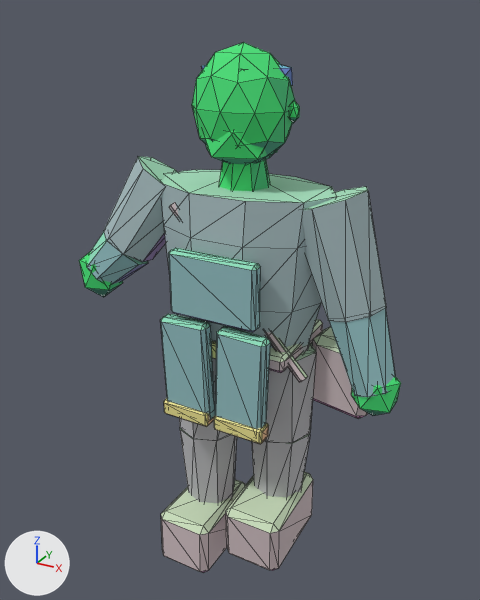
A saved change to the glTF model assets/exports/npc/npc_merchant_passing_l_v01.glb.
Both versions are drawn from a 50 mm camera at (1.07, -1.98, 2.13) aimed at (-0.02, 0.01, 1.14). The lights are fixed; the arrows at lower left show +X, +Y and +Z. The first picture is the older version. Mesh edges are drawn as thin lines. Vertices at exactly the same position are counted once.

In view in the first picture: 'GEO_npc_merchant_passing_l_v01'.
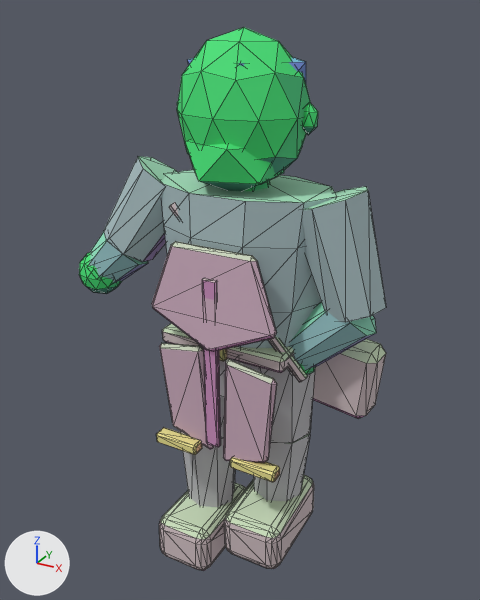
Where the change shows, as pixel boxes [x1, y1, x2, y2] in the pictures (480 x 600 px; the box of a moved part takes in the faces that stretch with it):
'GEO_npc_merchant_passing_l_v01', reshaped: before [79, 42, 401, 572]; after [79, 27, 386, 571]
part 1 of me_geo_npc_merchant_passing_l_v01, added (green): after [79, 252, 122, 294]
part 2 of me_geo_npc_merchant_passing_l_v01, moved or reshaped: before [329, 308, 395, 397]; after [289, 302, 376, 371]
part 3 of me_geo_npc_merchant_passing_l_v01, added (mostly hidden): after [299, 364, 315, 375]
part 4 of me_geo_npc_merchant_passing_l_v01, moved or reshaped: before [164, 399, 215, 427]; after [156, 428, 202, 455]
part 5 of me_geo_npc_merchant_passing_l_v01, moved or reshaped: before [214, 416, 269, 444]; after [230, 457, 280, 482]
part 6 of me_geo_npc_merchant_passing_l_v01, added (green): after [177, 27, 311, 185]
part 7 of me_geo_npc_merchant_passing_l_v01, added (green): after [186, 140, 284, 191]
part 8 of me_geo_npc_merchant_passing_l_v01, added: after [302, 102, 318, 135]
part 9 of me_geo_npc_merchant_passing_l_v01, added: after [187, 57, 306, 82]
part 10 of me_geo_npc_merchant_passing_l_v01, rebuilt: before [161, 480, 245, 572]; after [159, 482, 246, 571]
part 11 of me_geo_npc_merchant_passing_l_v01, rebuilt (34% wider, 31% taller): before [169, 248, 261, 332]; after [152, 242, 276, 352]
part 12 of me_geo_npc_merchant_passing_l_v01, rebuilt: before [215, 326, 271, 429]; after [223, 359, 277, 463]
part 13 of me_geo_npc_merchant_passing_l_v01, rebuilt: before [226, 472, 313, 570]; after [224, 475, 314, 569]
part 14 of me_geo_npc_merchant_passing_l_v01, added: after [159, 343, 213, 449]
part 15 of me_geo_npc_merchant_passing_l_v01, added (pink): after [202, 278, 221, 447]
part 16 of me_geo_npc_merchant_passing_l_v01, deleted: before [79, 42, 401, 416]
part 17 of me_geo_npc_merchant_passing_l_v01, deleted (cyan): before [161, 314, 215, 420]
part 18 of me_geo_npc_merchant_passing_l_v01, moved or reshaped (mostly hidden afterwards): before [219, 159, 270, 191]; after [244, 180, 270, 191]
part 19 of me_geo_npc_merchant_passing_l_v01, recoloured: after [367, 353, 377, 363]

The change, as a list of edits to the scene's bpy script:
```text
Change me_geo_npc_merchant_passing_l_v01:
    remove me_geo_npc_merchant_passing_l_v01.from_pydata(...)  # 594 vertices, 1068 faces; spans x -0.64..0.61, y -0.27..0.2, z -0.01..2.04
    add me_geo_npc_merchant_passing_l_v01.from_pydata(...)  # 828 vertices, 1532 faces; spans x -0.65..0.53, y -0.27..0.2, z 0.0..2.08
    me_geo_npc_merchant_passing_l_v01 part 1: a new loose piece, an icosphere of 80 faces spanning x -0.65..-0.47, y -0.21..-0.05, z 1.11..1.29, in mat_mat_npc_indexed
    me_geo_npc_merchant_passing_l_v01 part 2: the loose piece of 16 vertices spanning x 0.33..0.6, y -0.11..0.1, z 0.91..1.24 is multiplied about its middle by the matrix ((-0.429, -0.63, 0.708), (0.92, -0.091, 0.476), (-0.227, 0.823, 0.595)), then moved by (-0.14, -0.02, 0.04)
    me_geo_npc_merchant_passing_l_v01 part 3: a new loose piece, an icosphere of 80 faces spanning x 0.13..0.31, y -0.11..0.05, z 0.9..1.08, in mat_mat_npc_indexed
    me_geo_npc_merchant_passing_l_v01 part 4: the loose piece of 24 vertices spanning x -0.21..-0.01, y -0.26..-0.19, z 0.74..0.79 is moved by (-0.05, 0.0, -0.16)
    me_geo_npc_merchant_passing_l_v01 part 5: the loose piece of 24 vertices spanning x 0.01..0.21, y -0.26..-0.19, z 0.74..0.79 is moved by (0.05, 0.0, -0.16)
    me_geo_npc_merchant_passing_l_v01 part 6: a new loose piece, an icosphere of 80 faces spanning x -0.22..0.22, y -0.2..0.18, z 1.57..2.08, in mat_mat_npc_indexed
    me_geo_npc_merchant_passing_l_v01 part 7: a new loose piece, an icosphere of 20 faces spanning x -0.17..0.17, y -0.21..0.09, z 1.56..1.81, in mat_mat_npc_indexed
    me_geo_npc_merchant_passing_l_v01 part 8: a new loose piece, an icosphere of 20 faces spanning x 0.201..0.26, y -0.027..0.019, z 1.767..1.868, in mat_mat_npc_indexed
    me_geo_npc_merchant_passing_l_v01 part 9: a new loose piece, an icosphere of 20 faces spanning x -0.2..0.2, y -0.15..0.18, z 1.85..2.03, in mat_mat_npc_indexed
    me_geo_npc_merchant_passing_l_v01 part 10: the loose piece of 24 vertices spanning x -0.26..-0.03, y -0.27..0.12, z -0.01..0.24 is rebuilt with 96 vertices and now spans x -0.27..-0.03, y -0.27..0.12, z 0.0..0.22
    me_geo_npc_merchant_passing_l_v01 part 11: the loose piece of 24 vertices spanning x -0.17..0.17, y -0.24..-0.19, z 1.15..1.39 is rebuilt with 30 vertices and now spans x -0.25..0.25, y -0.26..-0.2, z 1.05..1.42
    me_geo_npc_merchant_passing_l_v01 part 12: the loose piece of 24 vertices spanning x 0.01..0.21, y -0.25..-0.19, z 0.74..1.14 is rebuilt with 24 vertices and now spans x 0.03..0.25, y -0.25..-0.2, z 0.59..1.03
    me_geo_npc_merchant_passing_l_v01 part 13: the loose piece of 24 vertices spanning x 0.03..0.26, y -0.24..0.15, z 0.12..0.38 is rebuilt with 96 vertices and now spans x 0.03..0.27, y -0.24..0.15, z 0.14..0.35
    me_geo_npc_merchant_passing_l_v01 part 14: a new loose piece of 24 vertices spanning x -0.25..-0.03, y -0.22..-0.17, z 0.59..1.03, in mat_mat_npc_indexed
    me_geo_npc_merchant_passing_l_v01 part 15: a new loose piece of 24 vertices spanning x -0.03..0.03, y -0.25..-0.23, z 0.65..1.32, in mat_mat_npc_indexed
    me_geo_npc_merchant_passing_l_v01 part 16: 7 loose pieces with 114 vertices, spanning x -0.64..0.61, y -0.2..0.14, z 0.83..2.04, are deleted
    me_geo_npc_merchant_passing_l_v01 part 17: 24 vertices removed from x -0.21..-0.01, y -0.25..-0.19, z 0.74..1.14
    me_geo_npc_merchant_passing_l_v01 part 18: 8 vertices moved from x -0.07..0.07, y -0.07..0.07, z 1.7 to x -0.07..0.07, y -0.07..0.07, z 1.66
    me_geo_npc_merchant_passing_l_v01 part 19: 4 kept faces spanning x 0.24..0.52, y 0.0..0.15, z 0.78..1.04 get new vertex colours
    other edits to the shape of me_geo_npc_merchant_passing_l_v01 do not show in these pictures
```
